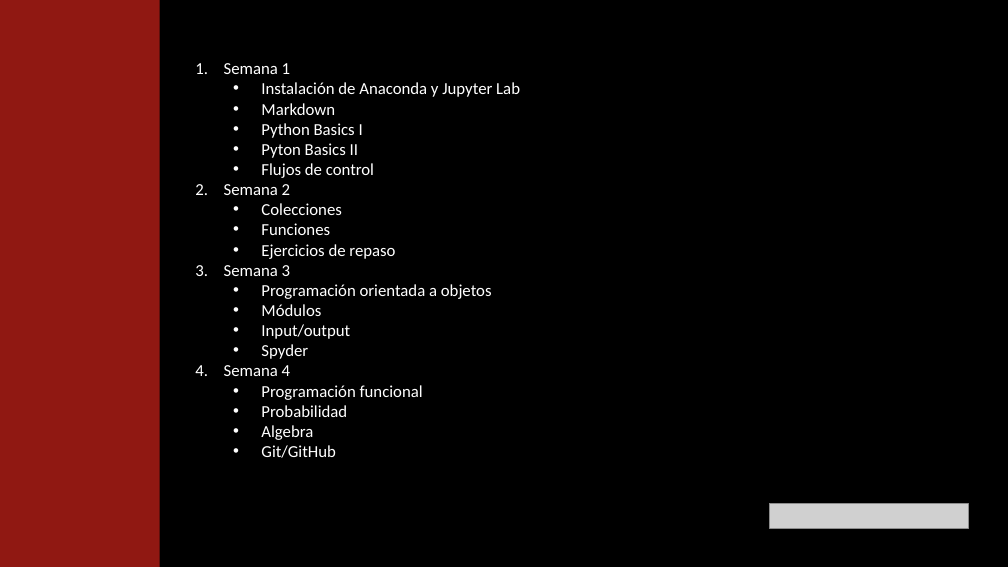
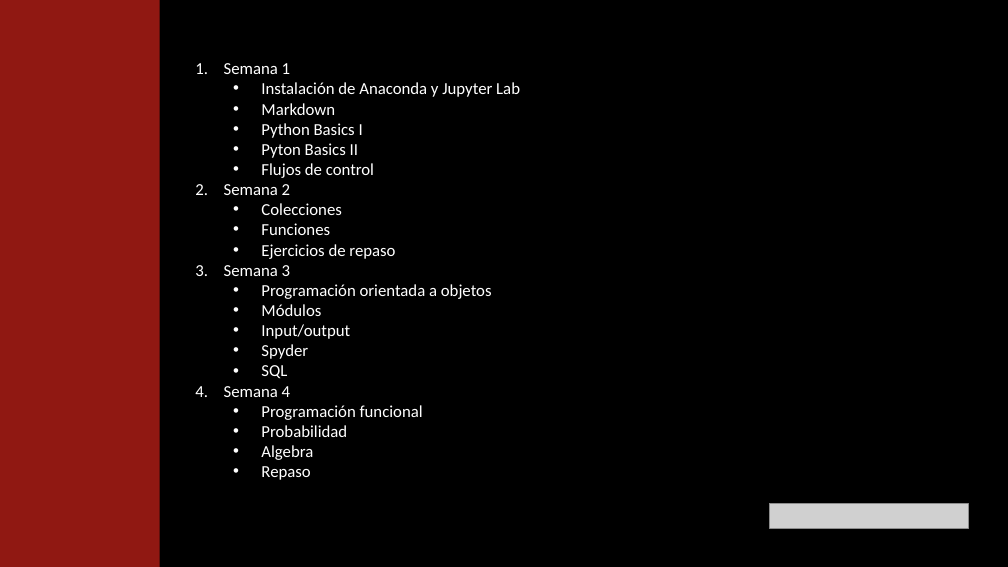
Before and after one commit to miriamdreyer/thebridge, a slide deck: slide 2 of 0_Ramp_Up/documentos/Data Science - Ramp Up - Contenidos.pptx. Drawn at 1008x567 pixels with LibreOffice and Linux fonts; fonts in the diff are those of the drawing; grey boxes stand for pictures. Boxes give left, top, right and bottom in pixels: in the first picture for what was removed or moved away, otherwise in the second. Text is boxed around its words. In the diff, an @@ line names an element or a change of style, - is before the commit and + after.

```diff
--- a/0_Ramp_Up/documentos/Data Science - Ramp Up - Contenidos.pptx
+++ b/0_Ramp_Up/documentos/Data Science - Ramp Up - Contenidos.pptx
@@ text at <box>261,365,287,379</box>: paragraph added @@
+  • SQL
@@ text at <box>261,466,310,480</box>: text changed @@
-  • Git/GitHub
+  • Repaso
```
Also in this commit, not shown: 1 other slide changed, 6 other files.
